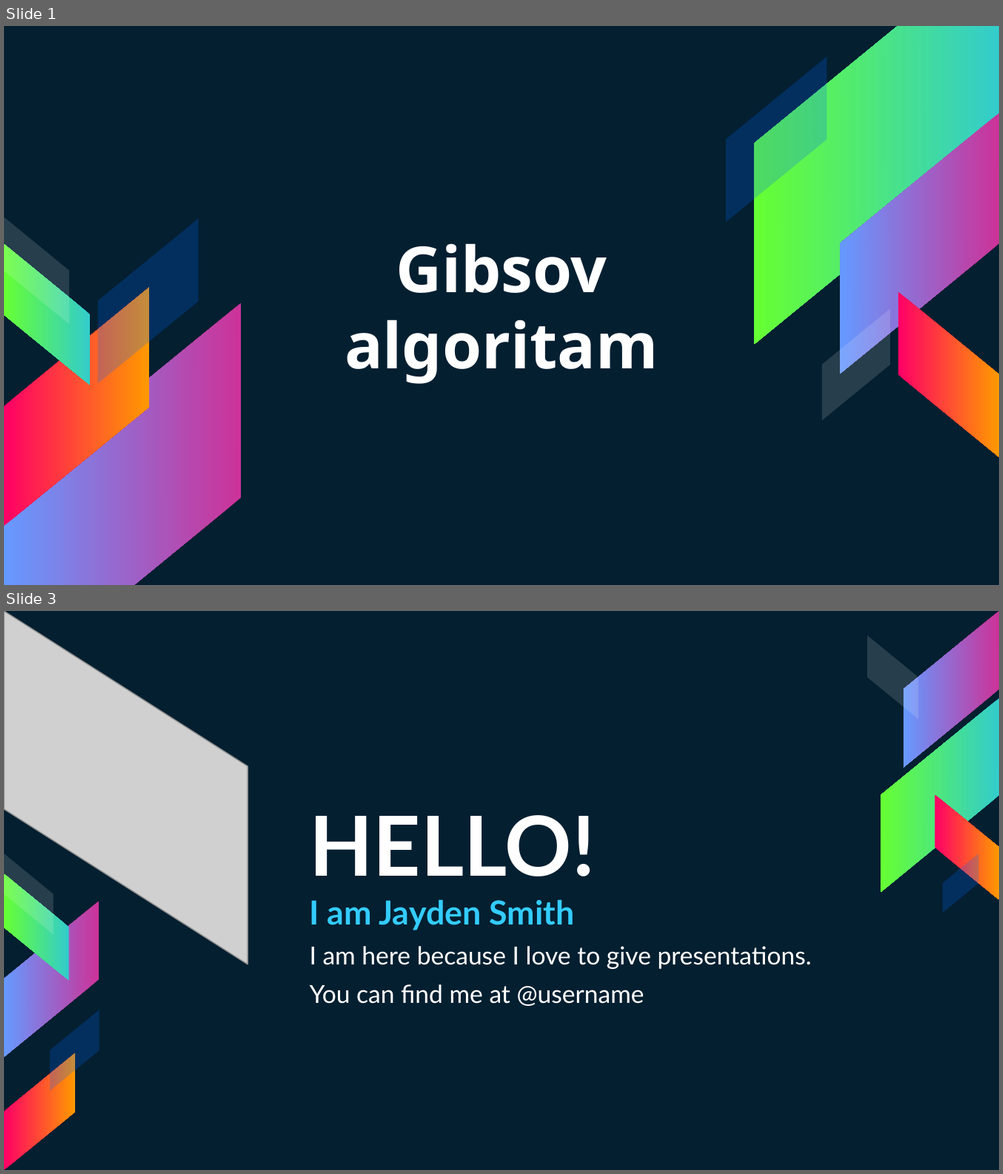
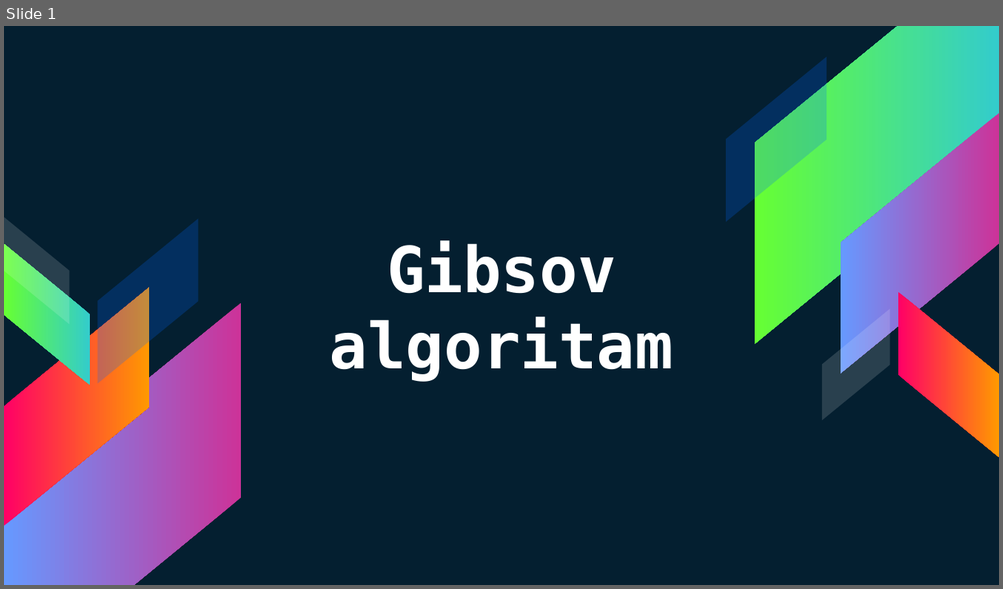
Before and after one commit to AlexJakovljevic/Gibbs-Sampling, a slide deck: gibbs.pptx. Shown one above the other, each under a label of ours: slides 1 and 3 before the commit, slide 1 after it; the slides between them are not shown. The pictures are 1003x1174 and 1003x589 pixels, drawn with LibreOffice and Linux fonts; fonts in the diff are those of the drawing; grey boxes stand for pictures. Boxes give left, top, right and bottom in pixels: in the first picture for what was removed or moved away, otherwise in the second. Text is boxed around its words. In the diff, an @@ line names an element or a change of style, - is before the commit and + after.

```diff
--- a/gibbs.pptx
+++ b/gibbs.pptx
@@ slide 3 removed at [4, 611, 999, 1170], background #041F30 @@
@@ picture removed at [5, 611, 248, 965] @@
@@ title removed at [310, 815, 595, 877] @@
-HELLO!
@@ group removed at [867, 612, 999, 913]: 5 parallelograms @@
@@ subtitle removed at [310, 900, 811, 1006] @@
-I am Jayden Smith
-I am here because I love to give presentations.
-You can find me at @username
@@ group removed at [4, 854, 99, 1170]: 5 parallelograms @@
@@ slide 1 changed as well @@
@@ text "Gibsov algoritam" at [330, 241, 674, 382]: font Noto Sans to DejaVu Sans Mono @@
```
Also in this commit, not shown: 23 other slides changed, 2 slides added, 3 other slides removed.
